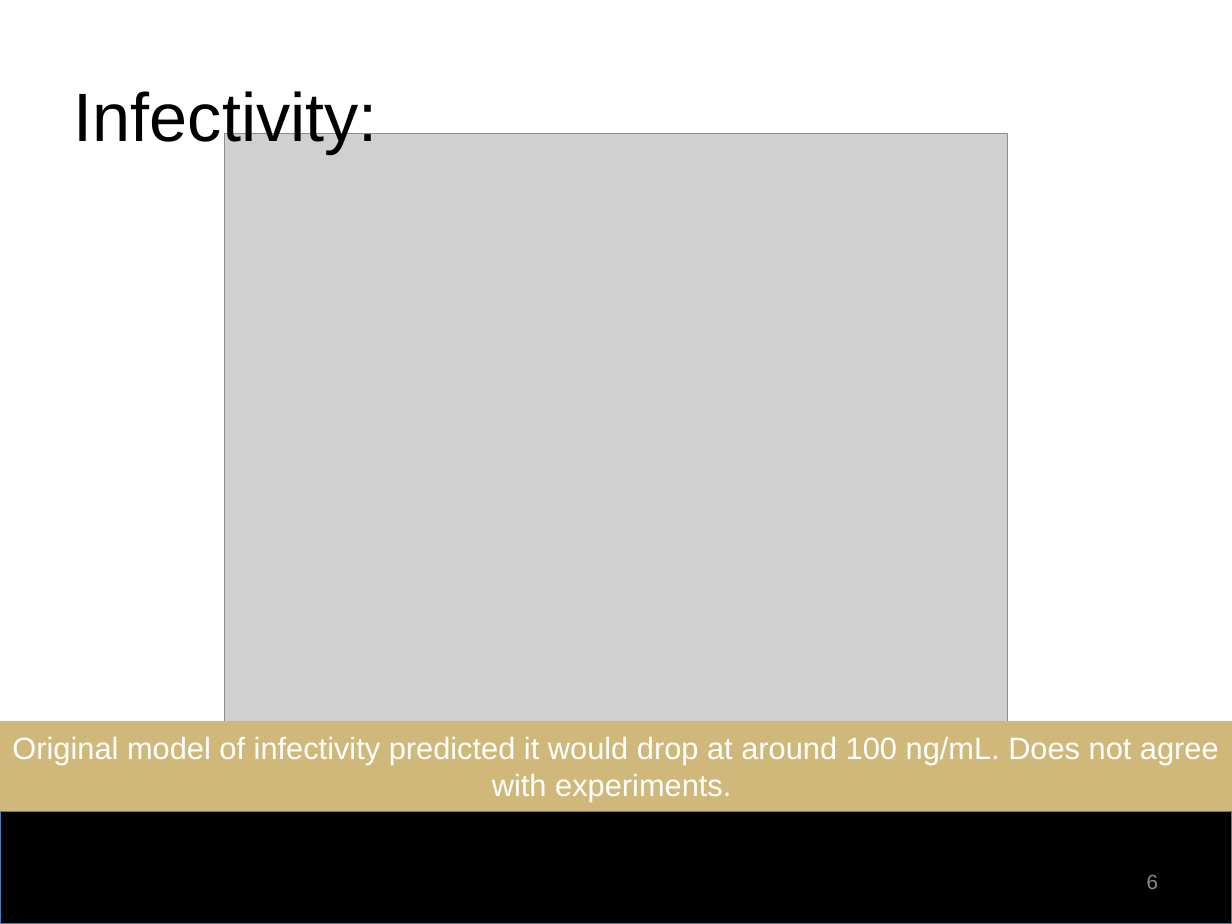
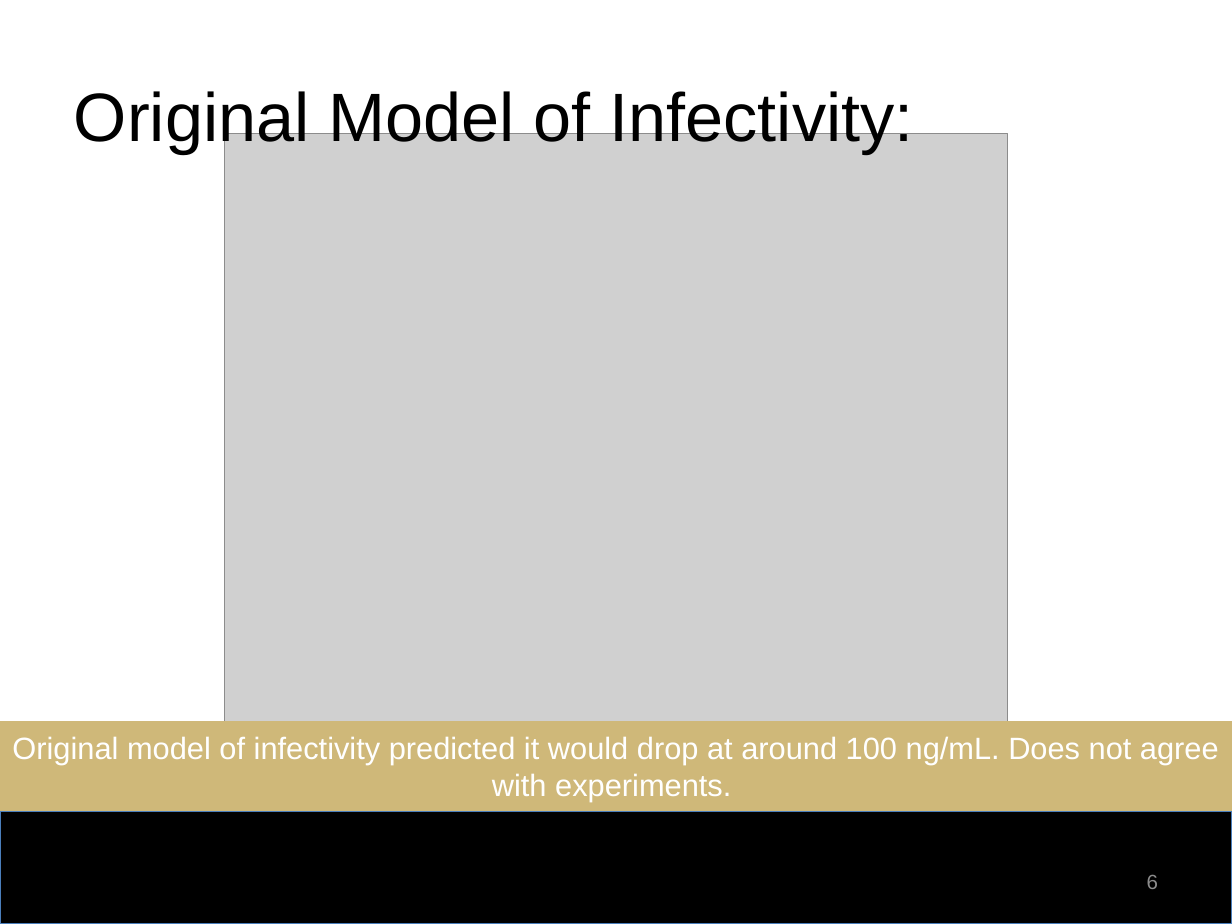
Before and after one commit to emilyrrhodes/labpresentations, a slide deck: slide 6 of 2021.01.27_TwoOnOneUpdates.pptx. Drawn at 1232x924 pixels with LibreOffice and Linux fonts; fonts in the diff are those of the drawing; grey boxes stand for pictures; background and template pictures are left out. Boxes give left, top, right and bottom in pixels: in the first picture for what was removed or moved away, otherwise in the second. Text is boxed around its words. In the diff, an @@ line names an element or a change of style, - is before the commit and + after.

```diff
--- a/2021.01.27_TwoOnOneUpdates.pptx
+++ b/2021.01.27_TwoOnOneUpdates.pptx
@@ title at [74, 86, 914, 153]: text changed @@
-Infectivity:
+Original Model of Infectivity:
```
Also in this commit, not shown: 1 other slide changed, 1 slide added.
